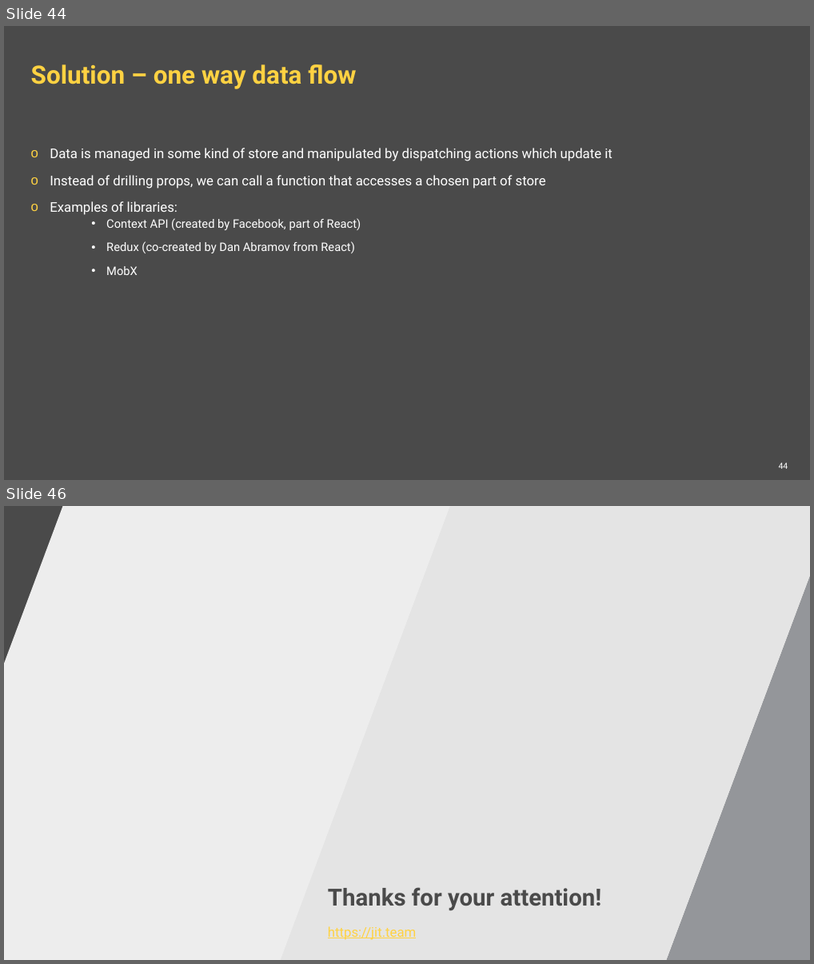
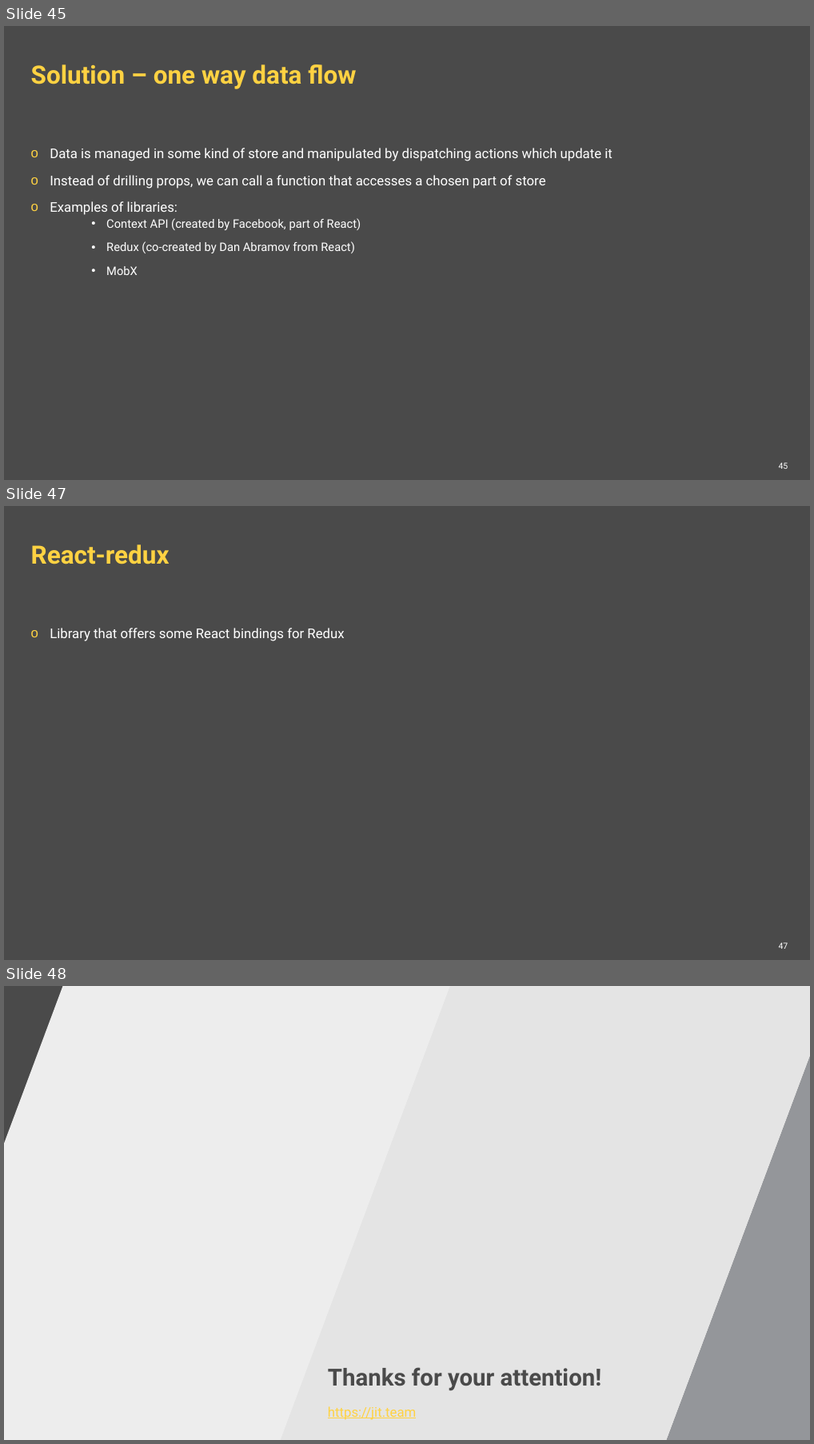
Before and after one commit to ppuzio/react-course-examples, a slide deck: React BEST course.pptx. Shown one above the other, each under a label of ours: slides 44 and 46 before the commit, slides 45, 47 and 48 after it; the slides between them are not shown. The pictures are 814x964 and 814x1444 pixels, drawn with LibreOffice and Linux fonts; fonts in the diff are those of the drawing; background and template pictures are left out. Boxes give left, top, right and bottom in pixels: in the first picture for what was removed or moved away, otherwise in the second. Text is boxed around its words. In the diff, an @@ line names an element or a change of style, - is before the commit and + after.

```diff
--- a/React BEST course.pptx
+++ b/React BEST course.pptx
@@ slide 47 added at <box>4,506,810,960</box>, background #4A4A4A @@
@@ title added at <box>31,544,170,564</box>, 30 pt, text #FFD242, bold @@
+React-redux
@@ text added at <box>50,628,344,641</box>, 16 pt, text #FFFFFF @@
+o Library that offers some React bindings for Redux
@@ page number added at <box>779,942,789,948</box>, 10 pt, text #FFFFFF @@
+47
@@ what was slide 44 is now slide 45 @@
@@ page number at <box>779,462,789,468</box>: text changed @@
-44
+45
@@ what was slide 46 is now slide 48 @@
```
Also in this commit, not shown: 3 slides changed, 1 other slide added, 4 other files.
